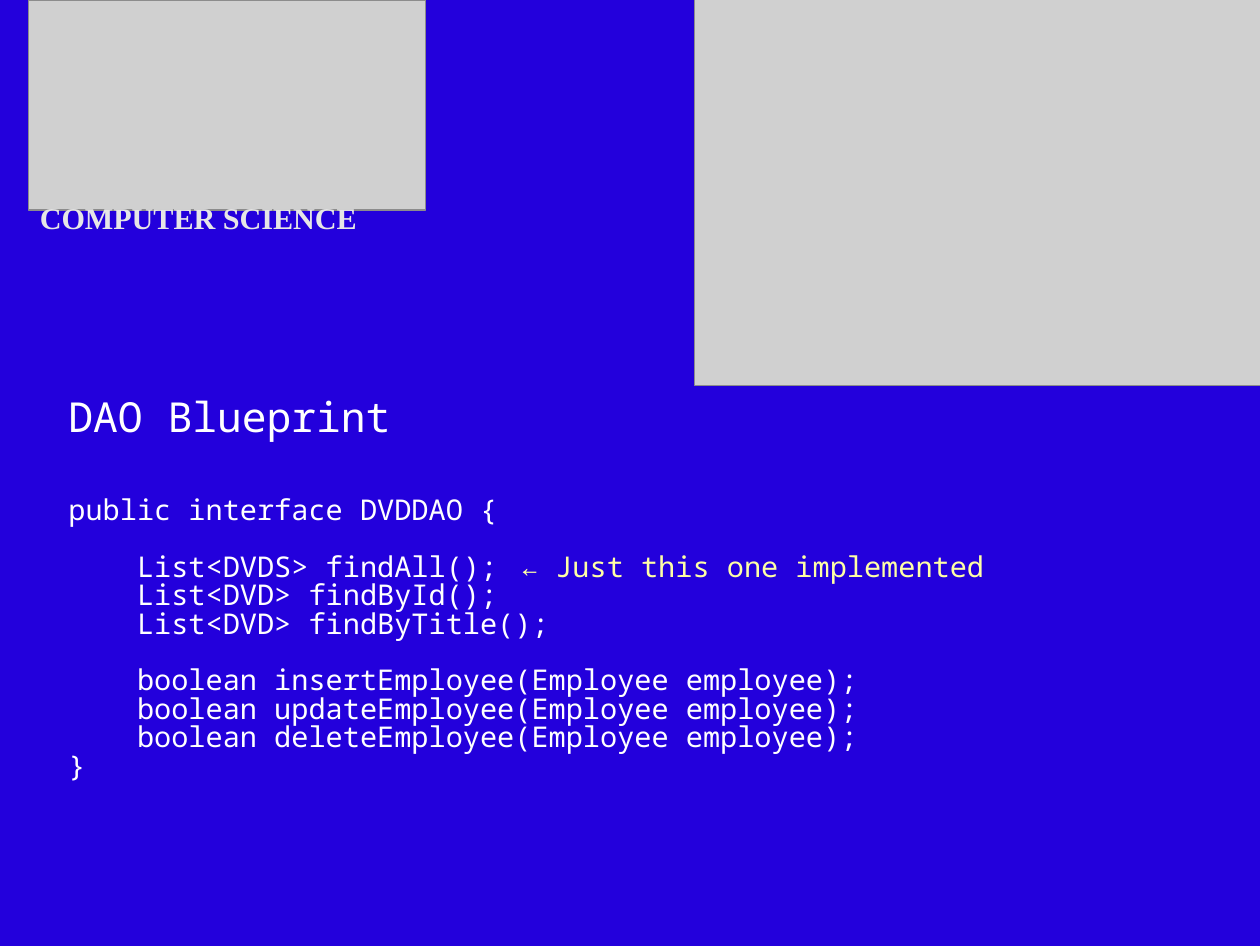
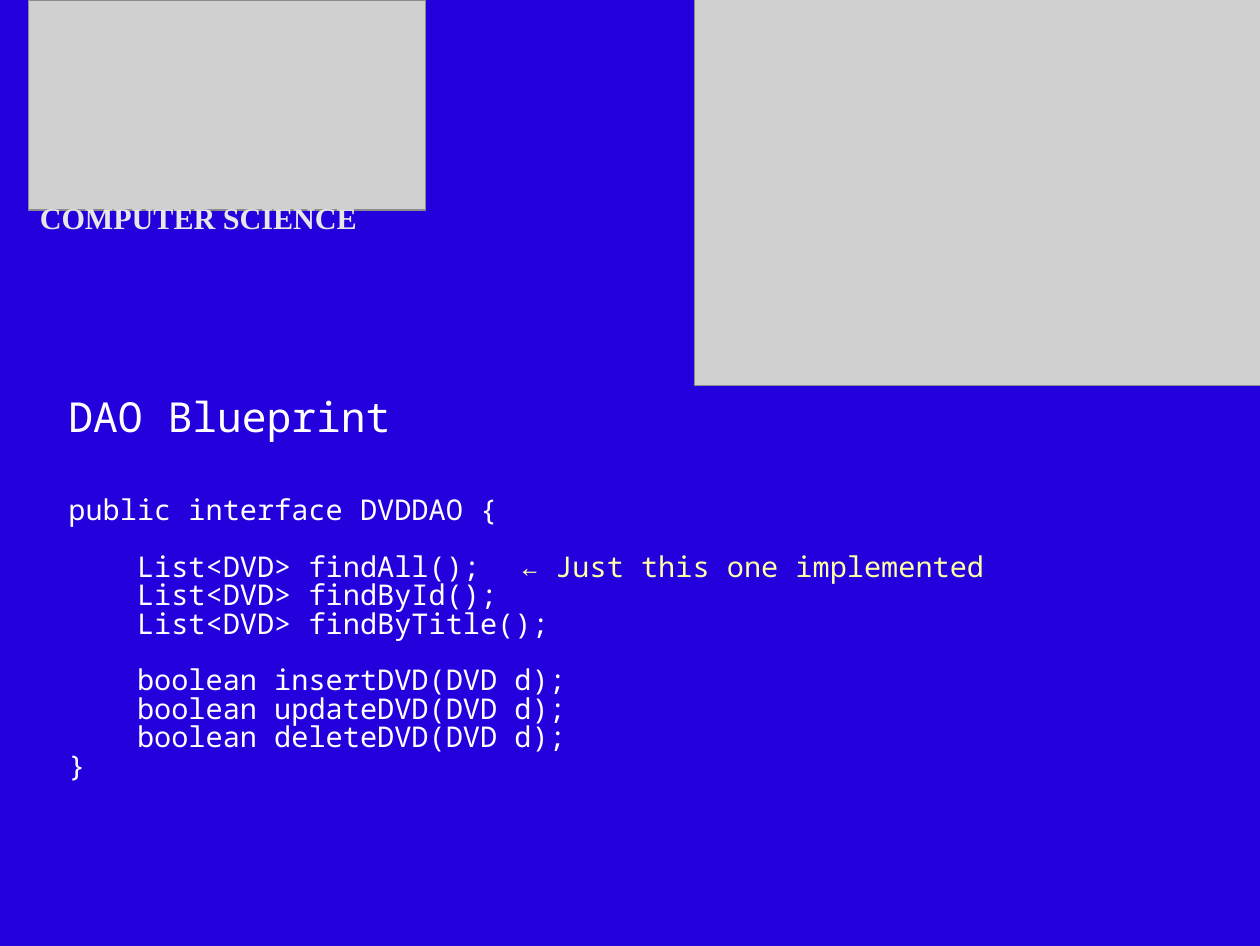
Before and after one commit to BOwsnicki/Distrib, a slide deck: slide 14 of slides/DSA1Web3.odp. Drawn at 1260x946 pixels with LibreOffice and Linux fonts; fonts in the diff are those of the drawing; grey boxes stand for pictures. Boxes give left, top, right and bottom in pixels: in the first picture for what was removed or moved away, otherwise in the second. Text is boxed around its words. In the diff, an @@ line names an element or a change of style, - is before the commit and + after.

```diff
--- a/slides/DSA1Web3.odp
+++ b/slides/DSA1Web3.odp
@@ text at [137,555,984,585]: text changed @@
-List<DVDS> findAll(); ← Just this one implemented
+List<DVD> findAll(); ← Just this one implemented
@@ text at [137,668,565,752]: text changed @@
-boolean insertEmployee(Employee employee);
-boolean updateEmployee(Employee employee);
-boolean deleteEmployee(Employee employee);
+boolean insertDVD(DVD d);
+boolean updateDVD(DVD d);
+boolean deleteDVD(DVD d);
```
Also in this commit, not shown: 11 other files.
